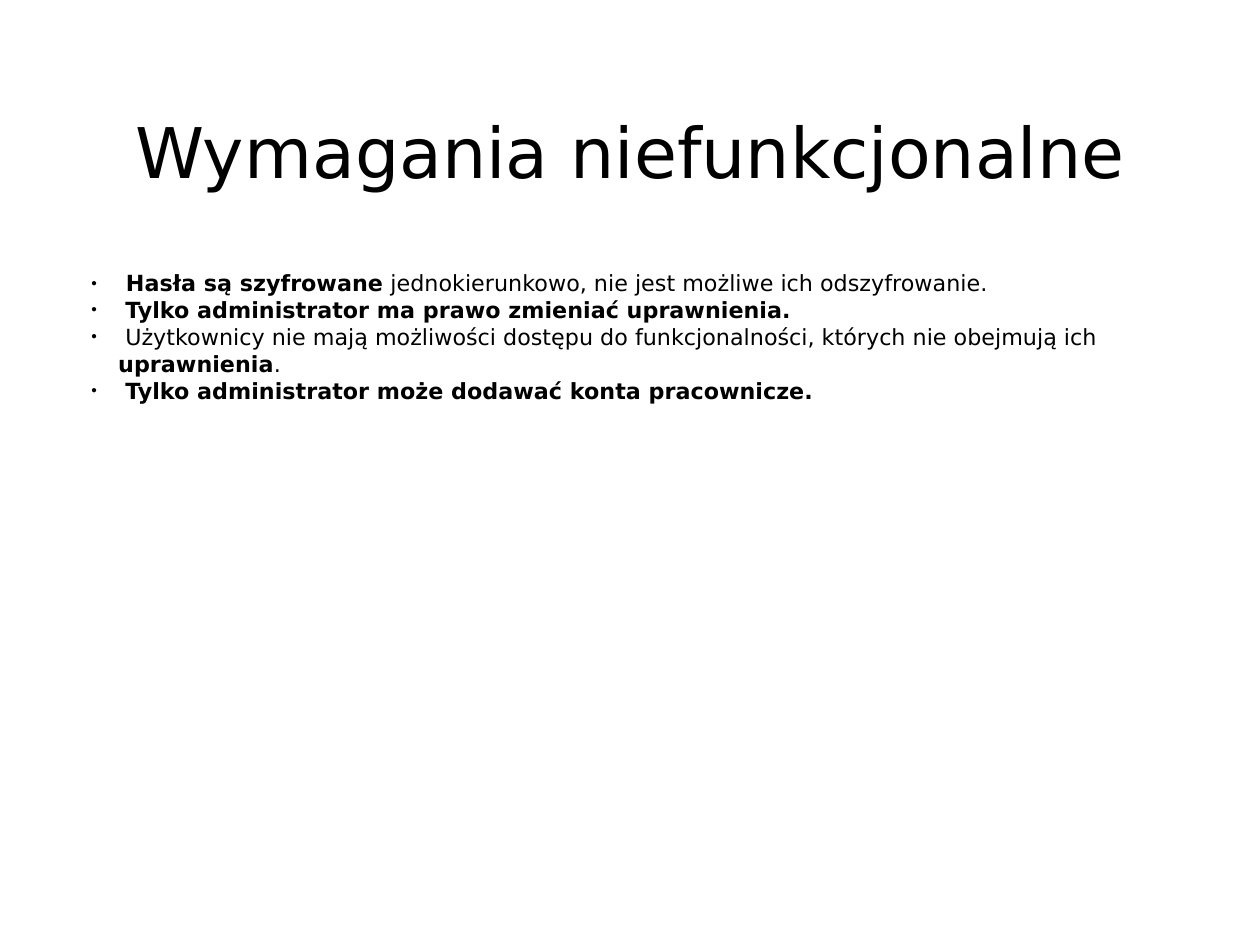
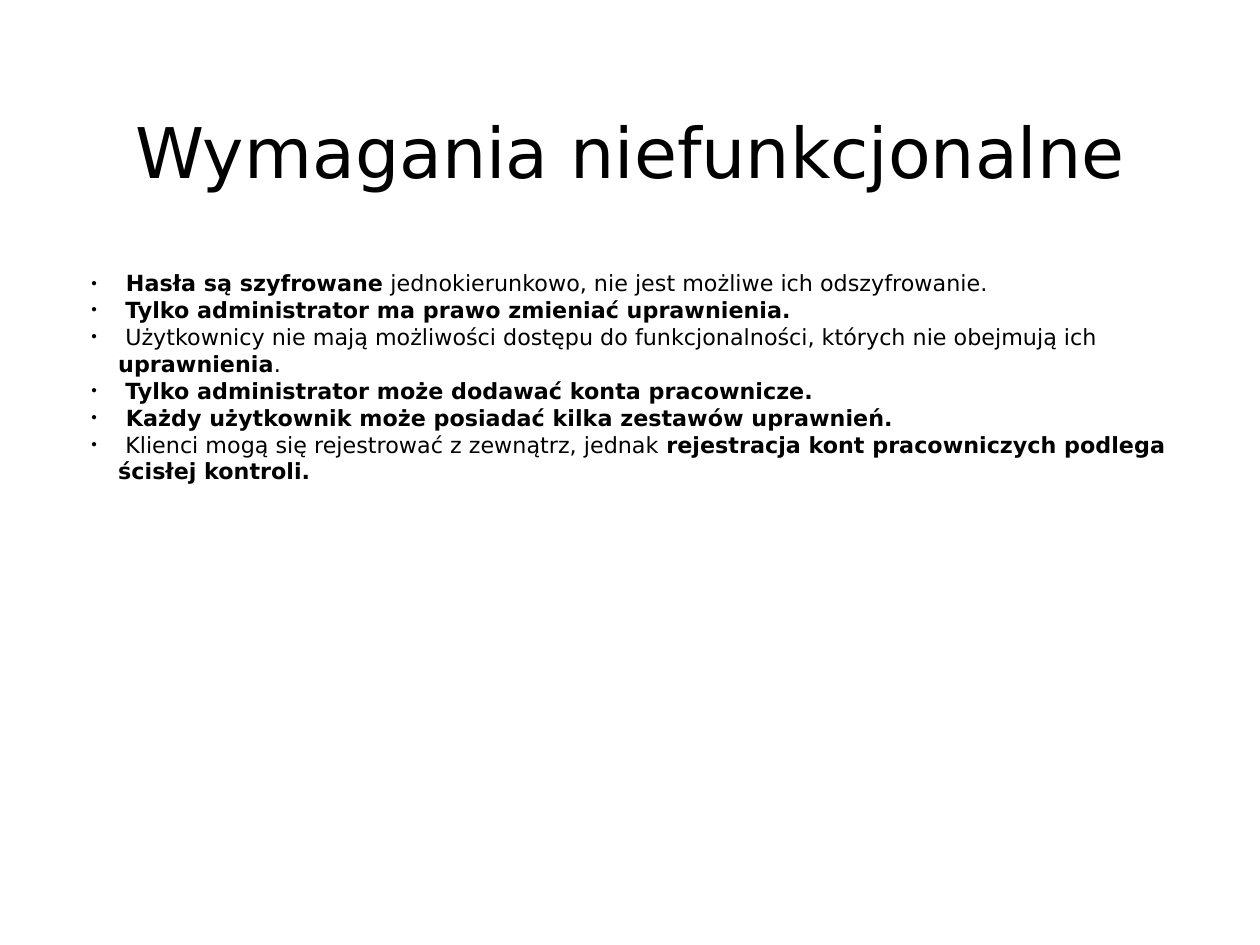
Before and after one commit to KKozlowski/IO2015, a slide deck: slide 4 of projektanci/dostęp/proj_prez.ppt. Drawn at 1260x945 pixels with LibreOffice and Linux fonts; fonts in the diff are those of the drawing. Boxes give left, top, right and bottom in pixels: in the first picture for what was removed or moved away, otherwise in the second. Text is boxed around its words. In the diff, an @@ line names an element or a change of style, - is before the commit and + after.

```diff
--- a/projektanci/dostęp/proj_prez.ppt
+++ b/projektanci/dostęp/proj_prez.ppt
@@ text at <box>125,408,1165,458</box>: paragraphs added @@
+● Każdy użytkownik może posiadać kilka zestawów uprawnień.
+● Klienci mogą się rejestrować z zewnątrz, jednak rejestracja kont pracowniczych podlega ścisłej kontroli.
```
Also in this commit, not shown: 5 other slides changed, 1 slide added, 1 slide removed, 3 other files.
